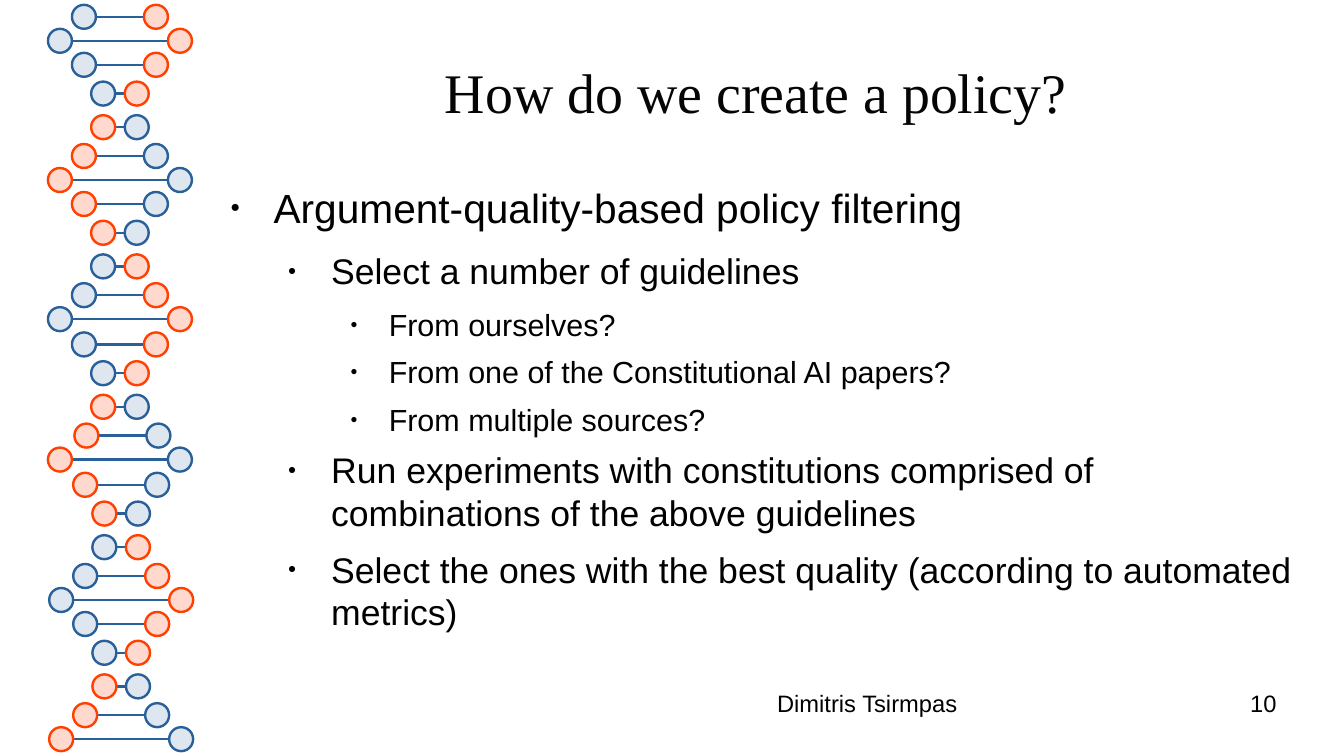
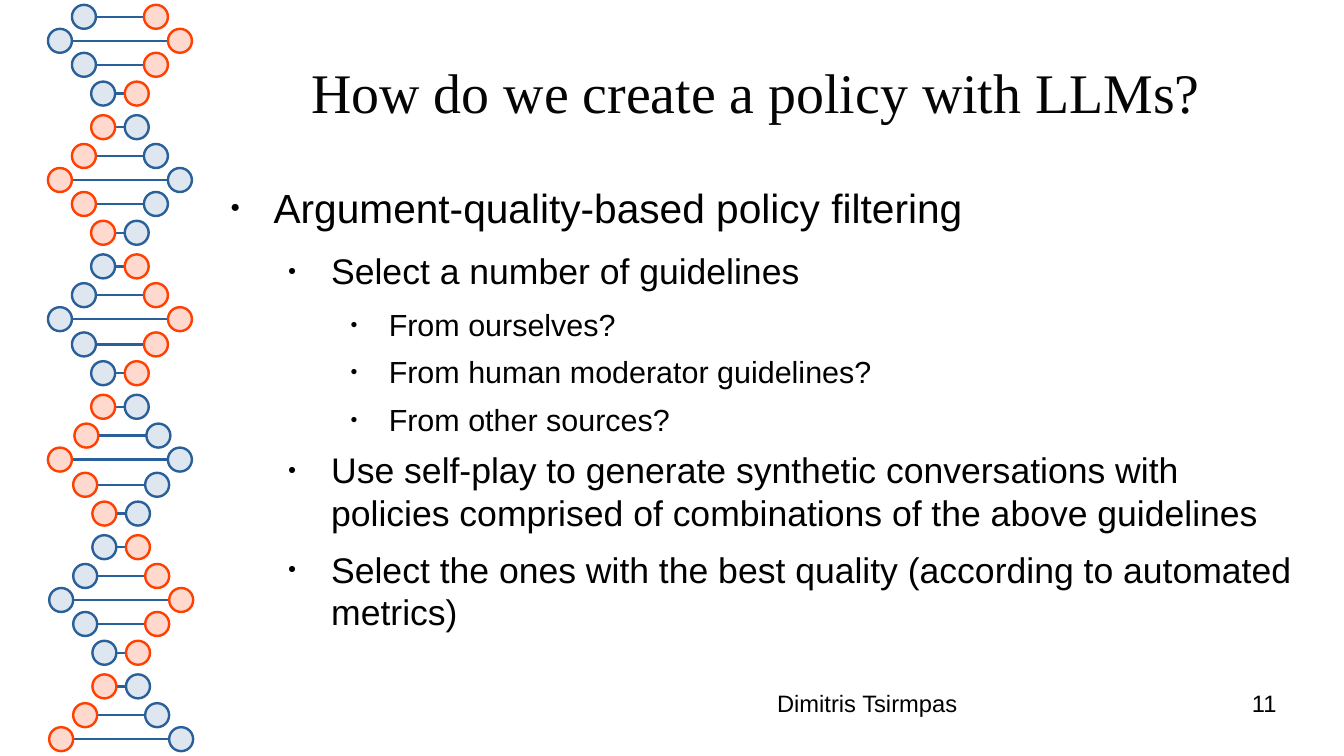
Before and after one commit to dimits-ts/llm_moderation_research, a slide deck: slide 11 of presentations/llm_policy_feasibility.odp (slide 10 before the commit). Drawn at 1344x756 pixels with LibreOffice and Linux fonts; fonts in the diff are those of the drawing. Boxes give left, top, right and bottom in pixels: in the first picture for what was removed or moved away, otherwise in the second. Text is boxed around its words. In the diff, an @@ line names an element or a change of style, - is before the commit and + after.

```diff
--- a/presentations/llm_policy_feasibility.odp
+++ b/presentations/llm_policy_feasibility.odp
@@ title at <box>311,74,1199,124</box>: text changed @@
-How do we create a policy?
+How do we create a policy with LLMs?
@@ text at <box>331,361,1257,533</box>: text changed @@
-    ● From one of the Constitutional AI papers?
-    ● From multiple sources?
-  ● Run experiments with constitutions comprised of combinations of the above guidelines
+    ● From human moderator guidelines?
+    ● From other sources?
+  ● Use self-play to generate synthetic conversations with policies comprised of combinations of the above guidelines
@@ page number at <box>1252,695,1277,712</box>: text changed @@
-10
+11
```
Also in this commit, not shown: 7 other slides changed, 3 slides added.
